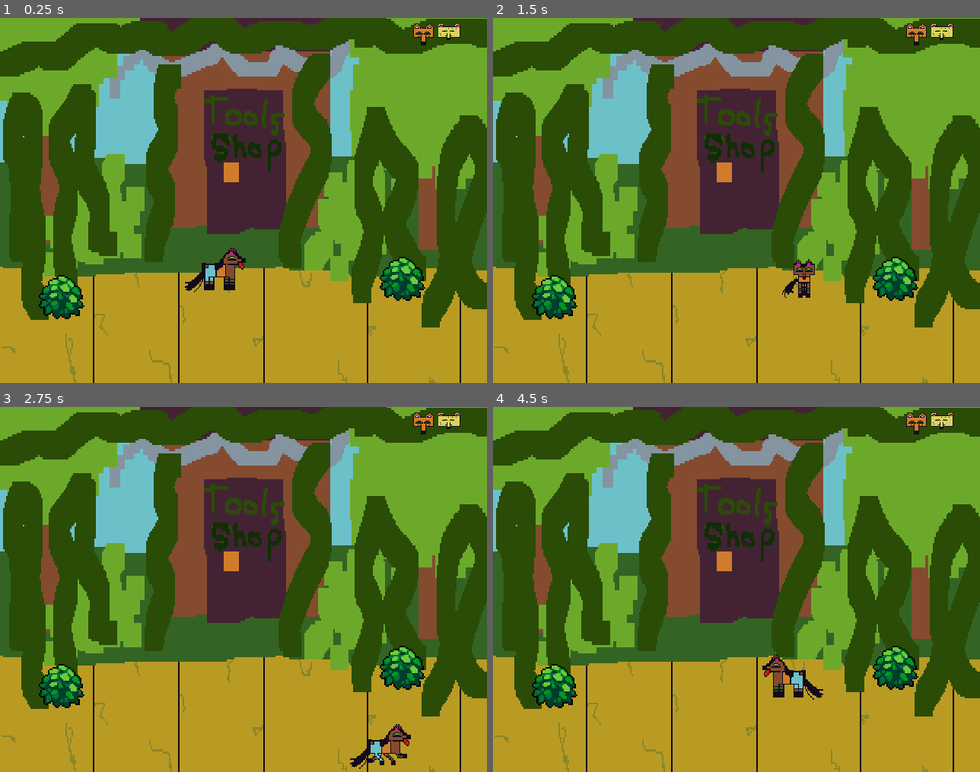
Above: before the commit, frames 1-4 (two rows, left to right).
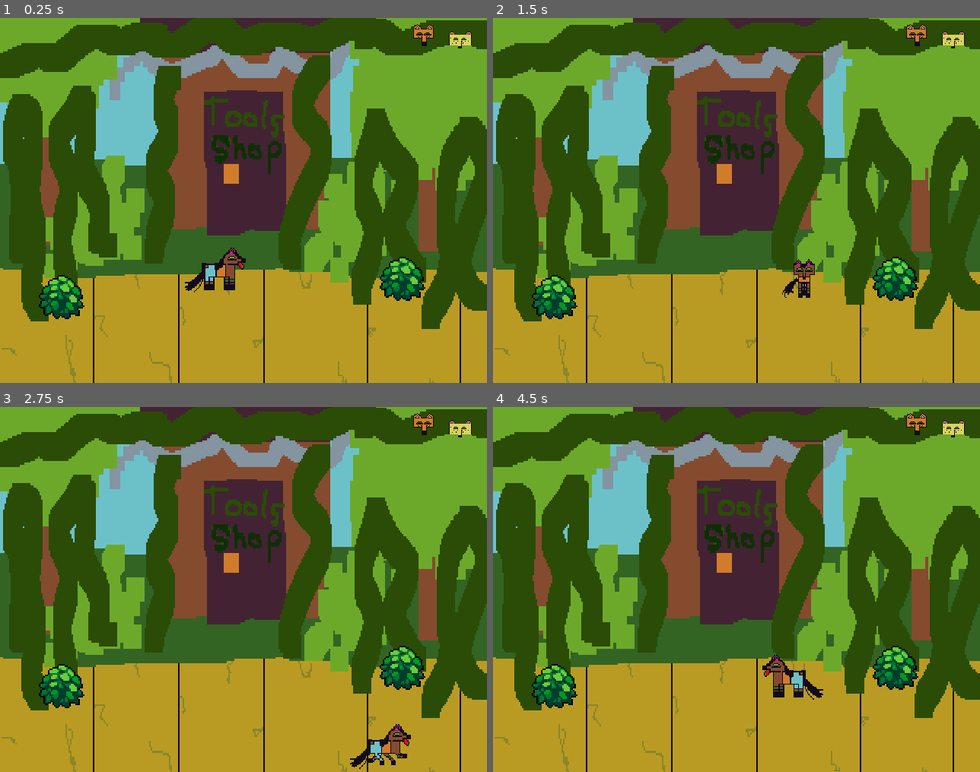
Above: after the commit, the same moments.

Repository: nicksergeant/animal-topia
Game: Godot game, scene res://World.tscn
Same seed, same stepped clock (60 frames per second), same inputs: the game is played once before the commit and once after it.
Inputs (mouse positions are in pixels of both pictures, inside the frame that each line leads up to):
- Up to frame 1 (0.25 s): no input
- Up to frame 2 (1.5 s): tap Enter at 0.5 s; move the mouse to (843, 182) at 0.52 s; hold Right (ui_right) 0.53-1.28 s; click (843, 182) at 0.67 s; move the mouse to (639, 218) at 1.27 s; hold Down (ui_down) from 1.28 s (still down)
- Up to frame 3 (2.75 s): move the mouse to (292, 509) at 2.02 s; release Down (ui_down) at 2.03 s; hold Right (ui_right) from 2.03 s (still down)
- Up to frame 4 (4.5 s): move the mouse to (712, 662) at 2.77 s; release Right (ui_right) at 2.78 s; hold Up (ui_up) 2.78-3.53 s; click (712, 662) at 2.92 s; move the mouse to (882, 644) at 3.52 s; hold Left (ui_left) from 3.53 s (still down); move the mouse to (590, 534) at 4.27 s

The runs differ from the first frame. In frame 1, 3.6% of the frame differs, in the area x 0-100%, y 0-100%; in frame 2, 3.6%; in frame 3, 3.7%; in frame 4, 3.7%.

Commit message:
Remove broken car

Diff:
--- a/Player/SwitchToCheetah.tscn
+++ b/Player/SwitchToCheetah.tscn
@@ -10,4 +10,5 @@
 scale = Vector2( 0.375326, 0.330863 )
 z_index = 1
 texture = ExtResource( 2 )
+centered = false
 script = ExtResource( 1 )
--- a/Player/SwitchToFox.tscn
+++ b/Player/SwitchToFox.tscn
@@ -9,12 +9,13 @@
 [node name="SwitchToFox" type="Area2D"]
 
 [node name="FoxIcon" type="Sprite" parent="."]
-position = Vector2( 294.102, 10.6112 )
+position = Vector2( 287.562, 3.80499 )
 scale = Vector2( 0.586444, 0.51697 )
 z_index = 1
 texture = ExtResource( 2 )
+centered = false
 script = ExtResource( 1 )
 
 [node name="CollisionShape2D" type="CollisionShape2D" parent="."]
-position = Vector2( 294.155, 10.7506 )
+position = Vector2( 294.155, 10.6974 )
 shape = SubResource( 1 )
--- a/World.tscn
+++ b/World.tscn
@@ -10,7 +10,7 @@
 position = Vector2( 1, 0 )
 
 [node name="Jungle" type="Sprite" parent="."]
-position = Vector2( 159, 119 )
+position = Vector2( 159, 120 )
 scale = Vector2( 1, 1.34444 )
 texture = ExtResource( 4 )
 hframes = 2
